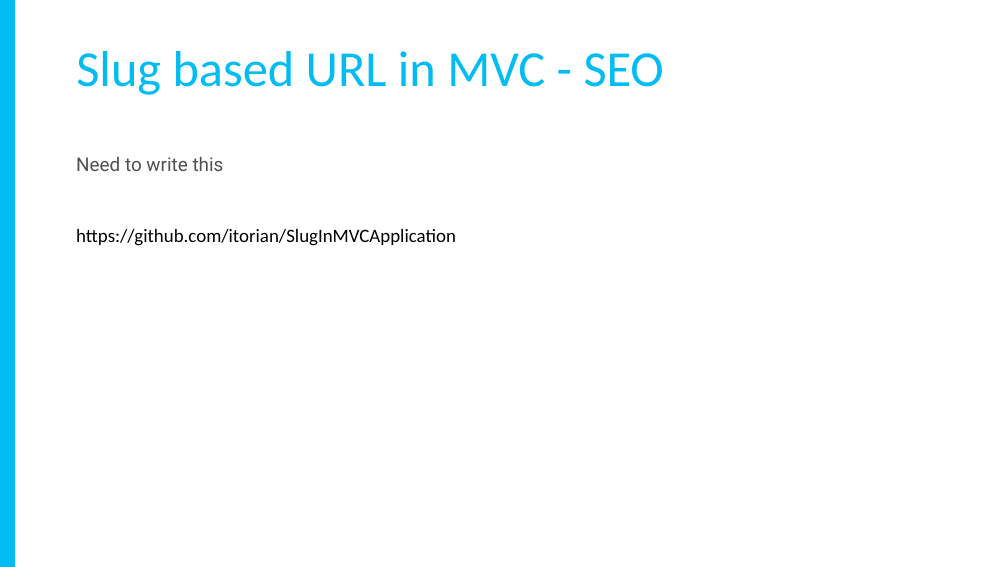
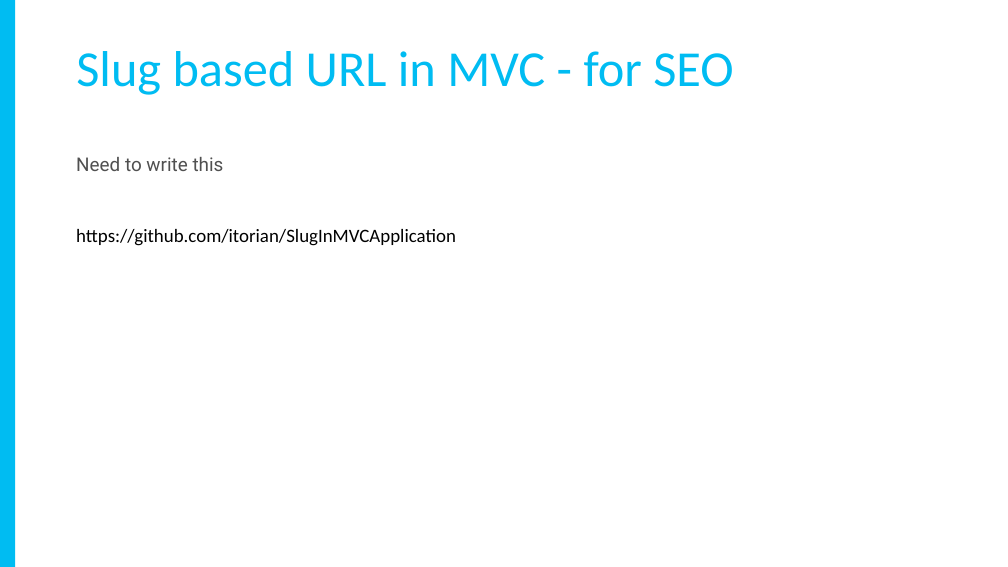
Before and after one commit to yadavavijay/tips-tricks, a slide deck: slide 9 of Slides.pptx (slide 10 before the commit). Drawn at 1008x567 pixels with LibreOffice and Linux fonts; fonts in the diff are those of the drawing. Boxes give left, top, right and bottom in pixels: in the first picture for what was removed or moved away, otherwise in the second. Text is boxed around its words. In the diff, an @@ line names an element or a change of style, - is before the commit and + after.

```diff
--- a/Slides.pptx
+++ b/Slides.pptx
@@ text at (76, 51, 733, 95): text changed @@
-Slug based URL in MVC - SEO
+Slug based URL in MVC - for SEO
```
Also in this commit, not shown: 3 other slides changed.
